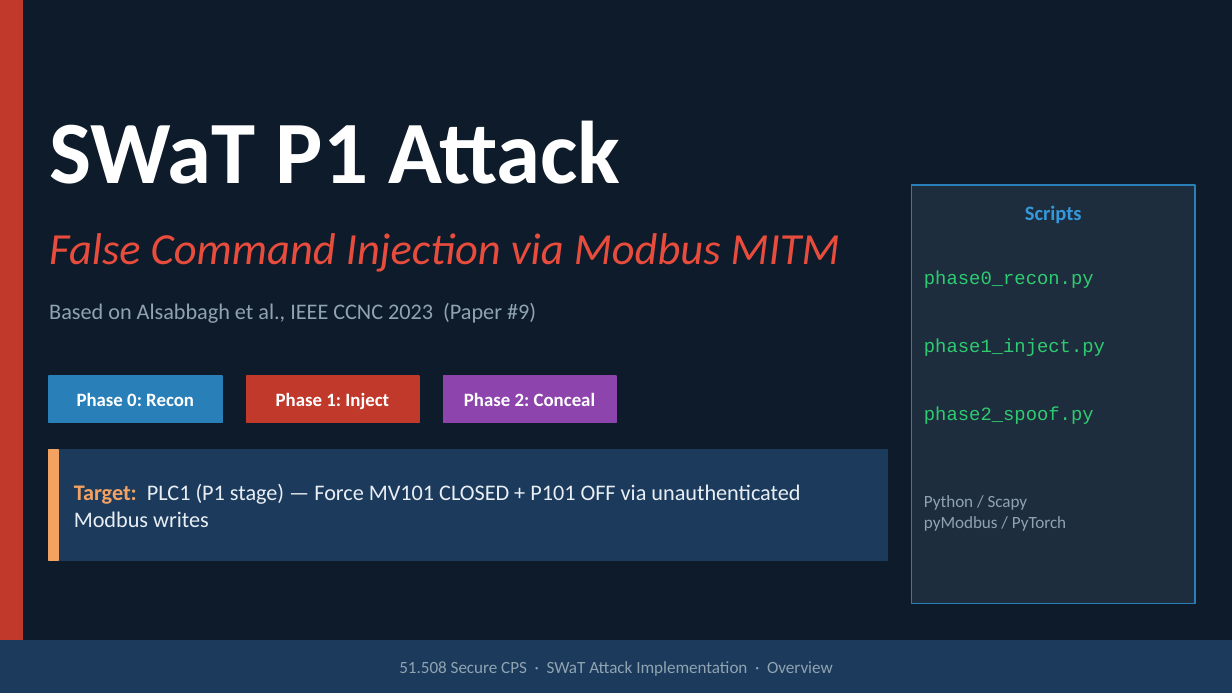
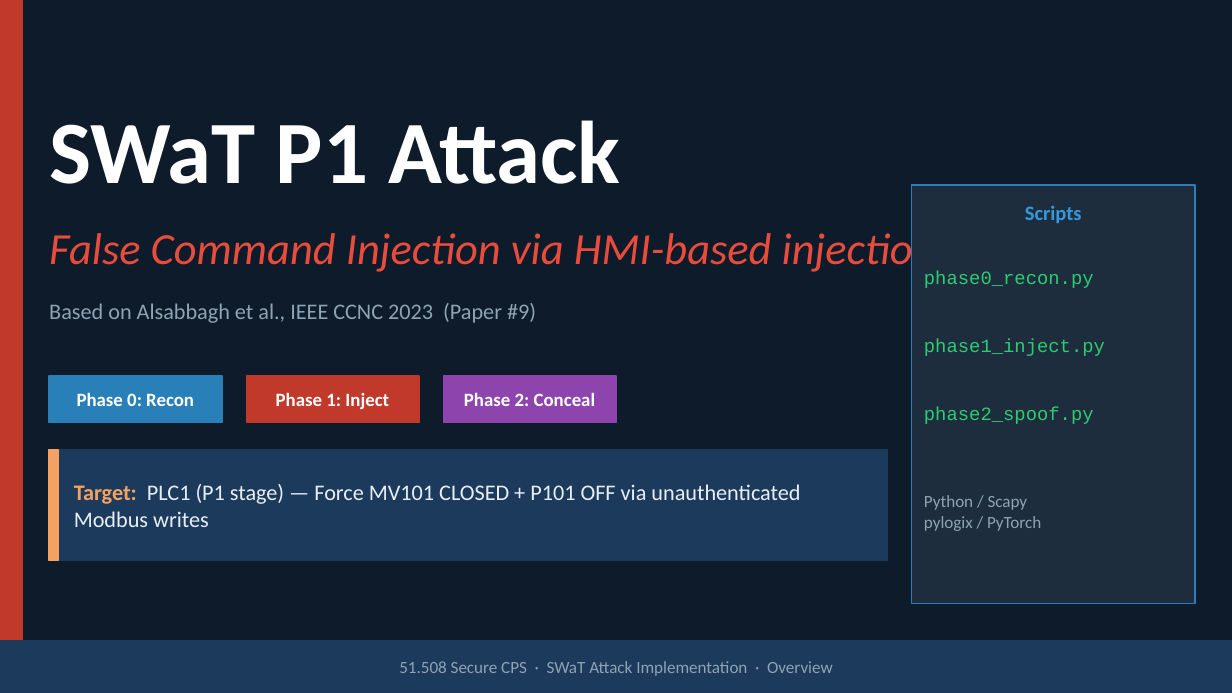
Before and after one commit to kinwee/swat-cps-project, a slide deck: slide 11 of slides/swat_with_images.pptx. Drawn at 1232x693 pixels with LibreOffice and Linux fonts; fonts in the diff are those of the drawing. Boxes give left, top, right and bottom in pixels: in the first picture for what was removed or moved away, otherwise in the second. Text is boxed around its words. In the diff, an @@ line names an element or a change of style, - is before the commit and + after.

Commit message:
update threat model: compromised HMI (no ARP/MITM), EtherNet/IP, pylogix throughout

```diff
--- a/slides/swat_with_images.pptx
+++ b/slides/swat_with_images.pptx
@@ text at (x1=49, y1=227, x2=936, y2=275): text changed @@
-False Command Injection via Modbus MITM
+False Command Injection via HMI-based injection
@@ text at (x1=924, y1=516, x2=1041, y2=531): text changed @@
-pyModbus / PyTorch
+pylogix / PyTorch
```
Also in this commit, not shown: 19 other slides changed, 2 other files.
